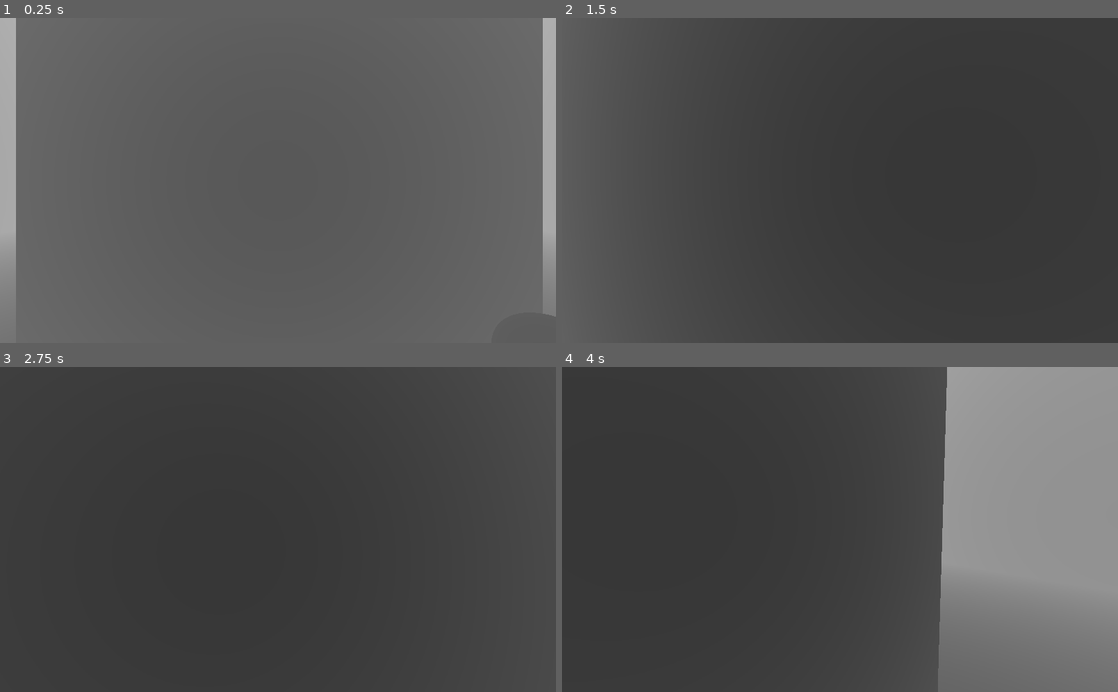
Above: before the commit, frames 1-4 (two rows, left to right).
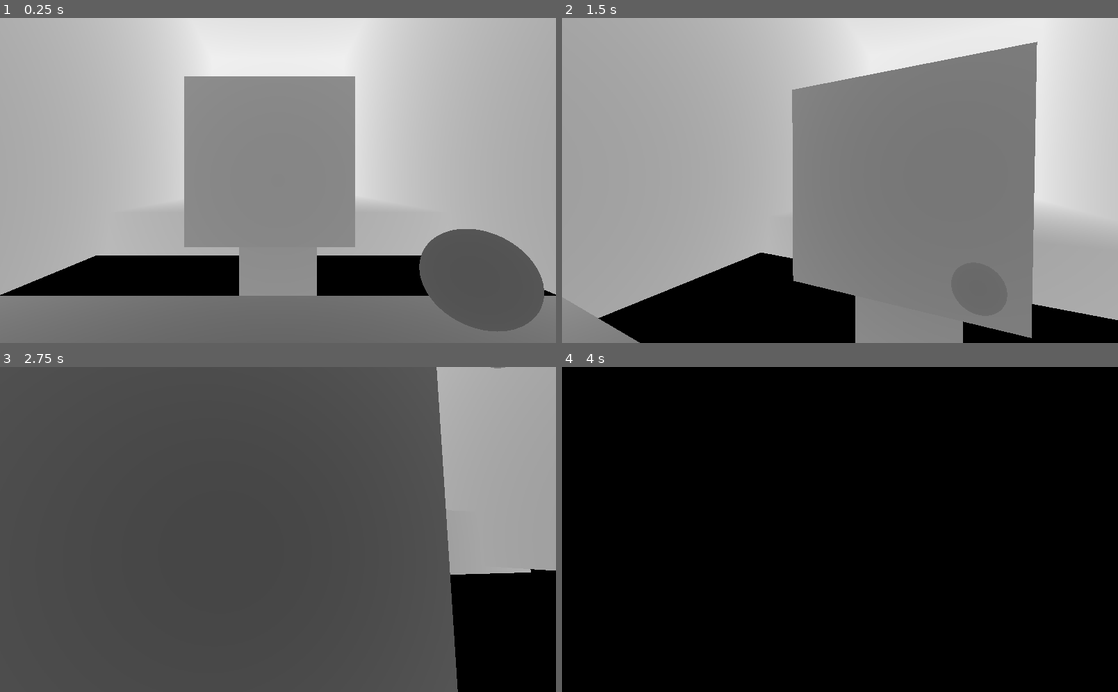
Above: after the commit, the same moments.

Repository: 4k437/dpg
Game: Godot game, scene res://World.tscn
Two runs of this game, one before a commit and one after it. Both use one fixed random seed, a clock stepped at 60 frames per second and the inputs below.
Inputs (mouse positions are in pixels of both pictures, inside the frame that each line leads up to):
- Up to frame 1 (0.25 s): no input
- Up to frame 2 (1.5 s): move the mouse to (867, 180) at 0.52 s; hold W (move_up) from 0.53 s (still down); right-click (867, 180) at 0.6 s; tap Space (move_jump) at 0.77 s; move the mouse to (812, 180) at 1.27 s; right-click (812, 180) at 1.35 s
- Up to frame 3 (2.75 s): keep holding W (move_up); tap Space (move_jump) at 1.52 s; move the mouse to (289, 523) at 2.02 s; right-click (289, 523) at 2.1 s
- Up to frame 4 (4 s): keep holding W (move_up); move the mouse to (834, 536) at 2.77 s; right-click (834, 536) at 2.85 s; tap Space (move_jump) at 3.02, 3.77 s; move the mouse to (878, 532) at 3.52 s; right-click (878, 532) at 3.6 s

The runs differ from the first frame. In frame 1, 78% of the frame differs, in the area x 0-100%, y 0-99%; in frame 2, 100%, in the area x 0-100%, y 0-100%; in frame 3, 20%; in frame 4, 100%.

Commit message:
entity folder, switch

Diff:
--- a/World.tscn
+++ b/World.tscn
@@ -1,32 +1,13 @@
-[gd_scene load_steps=21 format=2]
-
-[ext_resource path="res://player.gd" type="Script" id=1]
-[ext_resource path="res://exit.gd" type="Script" id=2]
-[ext_resource path="res://sphere.gd" type="Script" id=3]
-[ext_resource path="res://catcher.gd" type="Script" id=4]
-[ext_resource path="res://door.gd" type="Script" id=5]
-
-[sub_resource type="CapsuleShape" id=1]
-radius = 0.5
-
-[sub_resource type="CapsuleMesh" id=2]
-radius = 0.5
-
-[sub_resource type="SphereShape" id=3]
-radius = 0.25
-
-[sub_resource type="SphereMesh" id=4]
-radius = 0.25
-height = 0.5
-
-[sub_resource type="CubeMesh" id=5]
-resource_local_to_scene = true
-size = Vector3( 20, 2, 20 )
-
-[sub_resource type="BoxShape" id=6]
-extents = Vector3( 10, 1, 10 )
-
-[sub_resource type="Environment" id=7]
+[gd_scene load_steps=12 format=2]
+
+[ext_resource path="res://entities/player.tscn" type="PackedScene" id=1]
+[ext_resource path="res://entities/exit.tscn" type="PackedScene" id=2]
+[ext_resource path="res://entities/sphere.tscn" type="PackedScene" id=3]
+[ext_resource path="res://entities/catcher.tscn" type="PackedScene" id=4]
+[ext_resource path="res://entities/door.tscn" type="PackedScene" id=5]
+[ext_resource path="res://entities/switch.tscn" type="PackedScene" id=6]
+
+[sub_resource type="Environment" id=1]
 background_mode = 1
 fog_enabled = true
 fog_color = Color( 1, 1, 1, 1 )
@@ -35,75 +16,65 @@
 fog_depth_end = 50.0
 fog_depth_curve = 0.189465
 
-[sub_resource type="CubeMesh" id=8]
-
-[sub_resource type="BoxShape" id=9]
-
-[sub_resource type="SphereShape" id=10]
-
-[sub_resource type="SphereMesh" id=11]
-
-[sub_resource type="SphereShape" id=12]
-
-[sub_resource type="CylinderMesh" id=13]
-top_radius = 0.75
-bottom_radius = 0.75
-height = 1.5
-
-[sub_resource type="BoxShape" id=14]
-extents = Vector3( 2, 2, 0.2 )
-
-[sub_resource type="CubeMesh" id=15]
-size = Vector3( 4, 4, 0.4 )
+[sub_resource type="CubeMesh" id=4]
+resource_local_to_scene = true
+size = Vector3( 20, 2, 20 )
+
+[sub_resource type="BoxShape" id=5]
+extents = Vector3( 10, 1, 10 )
+
+[sub_resource type="CubeMesh" id=6]
+
+[sub_resource type="BoxShape" id=7]
 
 [node name="World" type="Spatial"]
 
-[node name="player" type="KinematicBody" parent="."]
-collision_layer = 2
-collision_mask = 5
-script = ExtResource( 1 )
-mouse_sensitivity = 0.5
-friction = 0.2
-air_friction = 0.005
-jump_force = 7.0
-
-[node name="collision_shape" type="CollisionShape" parent="player"]
-transform = Transform( 1, 0, 0, 0, -4.37114e-08, -1, 0, 1, -4.37114e-08, 0, 1, 0 )
-shape = SubResource( 1 )
-
-[node name="mesh_instance" type="MeshInstance" parent="player"]
-transform = Transform( 1, 0, 0, 0, -4.37114e-08, -1, 0, 1, -4.37114e-08, 0, 1, 0 )
-mesh = SubResource( 2 )
-material/0 = null
-
-[node name="camera" type="Camera" parent="player"]
-transform = Transform( 1, 0, 0, 0, 1, 0, 0, 0, 1, 0, 1.5, 0 )
-
-[node name="sphere" type="KinematicBody" parent="."]
-transform = Transform( 1, 0, 0, 0, 1, 0, 0, 0, 1, 1.48686, 0.492385, 0 )
-collision_layer = 4
-script = ExtResource( 3 )
-move_speed = 5.0
-
-[node name="collision_shape" type="CollisionShape" parent="sphere"]
-shape = SubResource( 3 )
-
-[node name="mesh_instance" type="MeshInstance" parent="sphere"]
-mesh = SubResource( 4 )
-material/0 = null
+[node name="world_environment" type="WorldEnvironment" parent="."]
+environment = SubResource( 1 )
+
+[node name="player" parent="." instance=ExtResource( 1 )]
+
+[node name="sphere" parent="." instance=ExtResource( 3 )]
+transform = Transform( -1, 0, -8.74228e-08, 0, 1, 0, 8.74228e-08, 0, -1, 1.05289, 0.975554, 0 )
 
 [node name="static_body" type="StaticBody" parent="."]
-transform = Transform( 1, 0, 0, 0, 1, 0, 0, 0, 1, 0, -1.01065, -1.0706 )
+transform = Transform( 1, 0, 0, 0, 1, 0, 0, 0, 1, 0, -1.01065, 6.97491 )
 __meta__ = {
 "_edit_group_": true
 }
 
 [node name="mesh_instance" type="MeshInstance" parent="static_body"]
-mesh = SubResource( 5 )
+mesh = SubResource( 4 )
 material/0 = null
 
 [node name="collision_shape" type="CollisionShape" parent="static_body"]
-shape = SubResource( 6 )
+shape = SubResource( 5 )
+
+[node name="static_body11" type="StaticBody" parent="."]
+transform = Transform( 1, 0, 0, 0, 1, 0, 0, 0, 1, 0, -1.0678, 6.97491 )
+__meta__ = {
+"_edit_group_": true
+}
+
+[node name="mesh_instance" type="MeshInstance" parent="static_body11"]
+mesh = SubResource( 4 )
+material/0 = null
+
+[node name="collision_shape" type="CollisionShape" parent="static_body11"]
+shape = SubResource( 5 )
+
+[node name="static_body12" type="StaticBody" parent="."]
+transform = Transform( 1, 0, 0, 0, 1, 0, 0, 0, 1, 0, -1.01065, -20.8556 )
+__meta__ = {
+"_edit_group_": true
+}
+
+[node name="mesh_instance" type="MeshInstance" parent="static_body12"]
+mesh = SubResource( 4 )
+material/0 = null
+
+[node name="collision_shape" type="CollisionShape" parent="static_body12"]
+shape = SubResource( 5 )
 
 [node name="static_body7" type="StaticBody" parent="."]
 transform = Transform( 1, 0, 0, 0, 1, 0, 0, 0, 1, 0, 17.1755, -1.0706 )
@@ -112,11 +83,24 @@
 }
 
 [node name="mesh_instance" type="MeshInstance" parent="static_body7"]
-mesh = SubResource( 5 )
+mesh = SubResource( 4 )
 material/0 = null
 
 [node name="collision_shape" type="CollisionShape" parent="static_body7"]
-shape = SubResource( 6 )
+shape = SubResource( 5 )
+
+[node name="static_body10" type="StaticBody" parent="."]
+transform = Transform( 1, 0, 0, 0, 1, 0, 0, 0, 1, 0, 17.1755, -18.9297 )
+__meta__ = {
+"_edit_group_": true
+}
+
+[node name="mesh_instance" type="MeshInstance" parent="static_body10"]
+mesh = SubResource( 4 )
+material/0 = null
+
+[node name="collision_shape" type="CollisionShape" parent="static_body10"]
+shape = SubResource( 5 )
 
 [node name="static_body3" type="StaticBody" parent="."]
 transform = Transform( -4.37114e-08, -1, 0, 1, -4.37114e-08, 0, 0, 0, 1, 8.94133, 8.22741, -1.0706 )
@@ -125,11 +109,24 @@
 }
 
 [node name="mesh_instance" type="MeshInstance" parent="static_body3"]
-mesh = SubResource( 5 )
+mesh = SubResource( 4 )
 material/0 = null
 
 [node name="collision_shape" type="CollisionShape" parent="static_body3"]
-shape = SubResource( 6 )
+shape = SubResource( 5 )
+
+[node name="static_body9" type="StaticBody" parent="."]
+transform = Transform( -4.37114e-08, -1, 0, 1, -4.37114e-08, 0, 0, 0, 1, 8.94133, 8.22741, -19.554 )
+__meta__ = {
+"_edit_group_": true
+}
+
+[node name="mesh_instance" type="MeshInstance" parent="static_body9"]
+mesh = SubResource( 4 )
+material/0 = null
+
+[node name="collision_shape" type="CollisionShape" parent="static_body9"]
+shape = SubResource( 5 )
 
 [node name="static_body4" type="StaticBody" parent="."]
 transform = Transform( -4.37114e-08, -1, 0, 1, -4.37114e-08, 0, 0, 0, 1, -8.90692, 8.22741, -1.0706 )
@@ -138,24 +135,37 @@
 }
 
 [node name="mesh_instance" type="MeshInstance" parent="static_body4"]
-mesh = SubResource( 5 )
+mesh = SubResource( 4 )
 material/0 = null
 
 [node name="collision_shape" type="CollisionShape" parent="static_body4"]
-shape = SubResource( 6 )
+shape = SubResource( 5 )
+
+[node name="static_body8" type="StaticBody" parent="."]
+transform = Transform( -4.37114e-08, -1, 0, 1, -4.37114e-08, 0, 0, 0, 1, -8.90692, 8.22741, -20.6217 )
+__meta__ = {
+"_edit_group_": true
+}
+
+[node name="mesh_instance" type="MeshInstance" parent="static_body8"]
+mesh = SubResource( 4 )
+material/0 = null
+
+[node name="collision_shape" type="CollisionShape" parent="static_body8"]
+shape = SubResource( 5 )
 
 [node name="static_body5" type="StaticBody" parent="."]
-transform = Transform( 1.91069e-15, 4.37114e-08, -1, 1, -4.37114e-08, 0, -4.37114e-08, -1, -4.37114e-08, -0.148677, 8.22741, -10.0789 )
+transform = Transform( 1.91069e-15, 4.37114e-08, -1, 1, -4.37114e-08, 0, -4.37114e-08, -1, -4.37114e-08, -0.148677, 8.22741, -28.972 )
 __meta__ = {
 "_edit_group_": true
 }
 
 [node name="mesh_instance" type="MeshInstance" parent="static_body5"]
-mesh = SubResource( 5 )
+mesh = SubResource( 4 )
 material/0 = null
 
 [node name="collision_shape" type="CollisionShape" parent="static_body5"]
-shape = SubResource( 6 )
+shape = SubResource( 5 )
 
 [node name="static_body6" type="StaticBody" parent="."]
 transform = Transform( 1.91069e-15, 4.37114e-08, -1, 1, -4.37114e-08, 0, -4.37114e-08, -1, -4.37114e-08, -0.148677, 8.22741, 7.87589 )
@@ -164,67 +174,34 @@
 }
 
 [node name="mesh_instance" type="MeshInstance" parent="static_body6"]
-mesh = SubResource( 5 )
+mesh = SubResource( 4 )
 material/0 = null
 
 [node name="collision_shape" type="CollisionShape" parent="static_body6"]
-shape = SubResource( 6 )
-
-[node name="world_environment" type="WorldEnvironment" parent="."]
-environment = SubResource( 7 )
+shape = SubResource( 5 )
 
 [node name="static_body2" type="StaticBody" parent="."]
-transform = Transform( 1, 0, 0, 0, 1, 0, 0, 0, 1, 0, 0.983349, -9.12185 )
+transform = Transform( 1, 0, 0, 0, 1, 0, 0, 0, 1, 0, -1.07451, -6.94925 )
 __meta__ = {
 "_edit_group_": true
 }
 
 [node name="mesh_instance2" type="MeshInstance" parent="static_body2"]
-mesh = SubResource( 8 )
+mesh = SubResource( 6 )
 material/0 = null
 
 [node name="collision_shape" type="CollisionShape" parent="static_body2"]
-shape = SubResource( 9 )
-
-[node name="exit" type="Area" parent="."]
-transform = Transform( 1, 0, 0, 0, 1, 0, 0, 0, 1, 0, 1.19766, 7.3432 )
-collision_layer = 0
-collision_mask = 2
-script = ExtResource( 2 )
-
-[node name="coll_shape" type="CollisionShape" parent="exit"]
-shape = SubResource( 10 )
-
-[node name="mesh_instance" type="MeshInstance" parent="exit"]
-mesh = SubResource( 11 )
-material/0 = null
-
-[node name="catcher" type="Area" parent="."]
-transform = Transform( 1, 0, 0, 0, -4.37114e-08, 1, 0, -1, -4.37114e-08, 4.93846, 0.951878, 6.97283 )
-collision_layer = 0
-collision_mask = 4
-script = ExtResource( 4 )
-
-[node name="collision_shape" type="CollisionShape" parent="catcher"]
-shape = SubResource( 12 )
-
-[node name="mesh_instance" type="MeshInstance" parent="catcher"]
-mesh = SubResource( 13 )
-material/0 = null
-
-[node name="door" type="StaticBody" parent="."]
-transform = Transform( 1, 0, 0, 0, 1, 0, 0, 0, 1, 0.01109, 0, -1.9633 )
-script = ExtResource( 5 )
-__meta__ = {
-"_edit_group_": true
-}
+shape = SubResource( 7 )
+
+[node name="exit" parent="." instance=ExtResource( 2 )]
+transform = Transform( 1, 0, 0, 0, 1, 0, 0, 0, 1, 0, 1.05179, -28.2058 )
+
+[node name="catcher" parent="." instance=ExtResource( 4 )]
+transform = Transform( 1, 0, 0, 0, -4.37114e-08, 1, 0, -1, -4.37114e-08, -0.241392, 0.873618, 7.2726 )
+
+[node name="switch" parent="." instance=ExtResource( 6 )]
+transform = Transform( 1, 0, 0, 0, 1, 0, 0, 0, 1, 5.78928, 1.28435, 0 )
+
+[node name="door" parent="." instance=ExtResource( 5 )]
+transform = Transform( 1, 0, 0, 0, 1, 0, 0, 0, 1, -0.197086, -0.07451, -5.63021 )
 activators = [ NodePath("../catcher") ]
-
-[node name="collision_shape" type="CollisionShape" parent="door"]
-transform = Transform( 1, 0, 0, 0, 1, 0, 0, 0, 1, 0, 2, 0 )
-shape = SubResource( 14 )
-
-[node name="mesh_instance" type="MeshInstance" parent="door"]
-transform = Transform( 1, 0, 0, 0, 1, 0, 0, 0, 1, 0, 2, 0 )
-mesh = SubResource( 15 )
-material/0 = null
--- /dev/null
+++ b/entities/catcher.gd
@@ -0,0 +1,23 @@
+extends Area
+
+signal activated
+
+var activated = false
+
+func _ready() -> void:
+	Timekeeper.connect("tick", self, "tick")
+	connect("body_entered", self, "body_entered")
+
+func body_entered(body):
+	if (activated):return
+	if (Timekeeper.is_recording):
+		activated = true
+		emit_signal("activated")
+		body.velocity = Vector3.ZERO
+
+func _physics_process(_delta: float) -> void:
+	if (!Timekeeper.is_recording):
+		activated = Timekeeper.retrieve_information(self)
+
+func tick():
+	Timekeeper.store_information(activated, self)
--- /dev/null
+++ b/entities/catcher.tscn
@@ -0,0 +1,23 @@
+[gd_scene load_steps=4 format=2]
+
+[ext_resource path="res://entities/catcher.gd" type="Script" id=1]
+
+[sub_resource type="SphereShape" id=1]
+
+[sub_resource type="CylinderMesh" id=2]
+top_radius = 0.75
+bottom_radius = 0.75
+height = 1.5
+
+[node name="catcher" type="Area"]
+transform = Transform( 1, 0, 0, 0, -4.37114e-08, 1, 0, -1, -4.37114e-08, 0, 0, 0 )
+collision_layer = 0
+collision_mask = 4
+script = ExtResource( 1 )
+
+[node name="collision_shape" type="CollisionShape" parent="."]
+shape = SubResource( 1 )
+
+[node name="mesh_instance" type="MeshInstance" parent="."]
+mesh = SubResource( 2 )
+material/0 = null
--- /dev/null
+++ b/entities/door.tscn
@@ -0,0 +1,24 @@
+[gd_scene load_steps=4 format=2]
+
+[ext_resource path="res://entities/door.gd" type="Script" id=1]
+
+[sub_resource type="BoxShape" id=1]
+extents = Vector3( 2, 2, 0.2 )
+
+[sub_resource type="CubeMesh" id=2]
+size = Vector3( 4, 4, 0.4 )
+
+[node name="door" type="StaticBody"]
+script = ExtResource( 1 )
+__meta__ = {
+"_edit_group_": true
+}
+
+[node name="collision_shape" type="CollisionShape" parent="."]
+transform = Transform( 1, 0, 0, 0, 1, 0, 0, 0, 1, 0, 2, 0 )
+shape = SubResource( 1 )
+
+[node name="mesh_instance" type="MeshInstance" parent="."]
+transform = Transform( 1, 0, 0, 0, 1, 0, 0, 0, 1, 0, 2, 0 )
+mesh = SubResource( 2 )
+material/0 = null
--- /dev/null
+++ b/entities/exit.tscn
@@ -0,0 +1,19 @@
+[gd_scene load_steps=4 format=2]
+
+[ext_resource path="res://entities/exit.gd" type="Script" id=1]
+
+[sub_resource type="SphereShape" id=1]
+
+[sub_resource type="SphereMesh" id=2]
+
+[node name="exit" type="Area"]
+collision_layer = 0
+collision_mask = 2
+script = ExtResource( 1 )
+
+[node name="coll_shape" type="CollisionShape" parent="."]
+shape = SubResource( 1 )
+
+[node name="mesh_instance" type="MeshInstance" parent="."]
+mesh = SubResource( 2 )
+material/0 = null
--- /dev/null
+++ b/entities/player.tscn
@@ -0,0 +1,30 @@
+[gd_scene load_steps=4 format=2]
+
+[ext_resource path="res://player.gd" type="Script" id=1]
+
+[sub_resource type="CapsuleShape" id=2]
+radius = 0.5
+
+[sub_resource type="CapsuleMesh" id=3]
+radius = 0.5
+
+[node name="player" type="KinematicBody"]
+collision_layer = 2
+collision_mask = 5
+script = ExtResource( 1 )
+mouse_sensitivity = 0.5
+friction = 0.2
+air_friction = 0.005
+jump_force = 7.0
+
+[node name="collision_shape" type="CollisionShape" parent="."]
+transform = Transform( 1, 0, 0, 0, -4.37114e-08, -1, 0, 1, -4.37114e-08, 0, 1, 0 )
+shape = SubResource( 2 )
+
+[node name="mesh_instance" type="MeshInstance" parent="."]
+transform = Transform( 1, 0, 0, 0, -4.37114e-08, -1, 0, 1, -4.37114e-08, 0, 1, 0 )
+mesh = SubResource( 3 )
+material/0 = null
+
+[node name="camera" type="Camera" parent="."]
+transform = Transform( 1, 0, 0, 0, 1, 0, 0, 0, 1, 0, 1.5, 0 )
--- a/sphere.gd
+++ b/entities/sphere.gd
@@ -5,7 +5,7 @@
 
 func _ready() -> void:
 	Timekeeper.connect("tick", self, "tick")
-	velocity = Vector3.FORWARD * move_speed
+	velocity = transform.basis.z * move_speed
 
 func _physics_process(delta: float) -> void:
 	if (Timekeeper.is_recording):
@@ -20,6 +20,7 @@
 
 	if (collision):
 		velocity = velocity.bounce(collision.normal).normalized() * move_speed
+		velocity.y = 0
 
 func tick():
 	var info = [
--- /dev/null
+++ b/entities/sphere.tscn
@@ -0,0 +1,22 @@
+[gd_scene load_steps=4 format=2]
+
+[ext_resource path="res://entities/sphere.gd" type="Script" id=1]
+
+[sub_resource type="SphereShape" id=1]
+radius = 0.25
+
+[sub_resource type="SphereMesh" id=2]
+radius = 0.25
+height = 0.5
+
+[node name="sphere" type="KinematicBody"]
+collision_layer = 4
+script = ExtResource( 1 )
+move_speed = 5.0
+
+[node name="collision_shape" type="CollisionShape" parent="."]
+shape = SubResource( 1 )
+
+[node name="mesh_instance" type="MeshInstance" parent="."]
+mesh = SubResource( 2 )
+material/0 = null
--- a/catcher.gd
+++ b/entities/switch.gd
@@ -9,10 +9,10 @@
 	connect("body_entered", self, "body_entered")
 
 func body_entered(body):
+	if (activated):return
 	if (Timekeeper.is_recording):
 		activated = true
 		emit_signal("activated")
-		body.velocity = Vector3.ZERO
 
 func _physics_process(_delta: float) -> void:
 	if (!Timekeeper.is_recording):
--- /dev/null
+++ b/entities/switch.tscn
@@ -0,0 +1,19 @@
+[gd_scene load_steps=4 format=2]
+
+[ext_resource path="res://entities/switch.gd" type="Script" id=1]
+
+[sub_resource type="SphereShape" id=1]
+
+[sub_resource type="SphereMesh" id=2]
+
+[node name="switch" type="Area"]
+collision_layer = 0
+collision_mask = 2
+script = ExtResource( 1 )
+
+[node name="collision_shape" type="CollisionShape" parent="."]
+shape = SubResource( 1 )
+
+[node name="mesh_instance" type="MeshInstance" parent="."]
+mesh = SubResource( 2 )
+material/0 = null
Renamed: door.gd -> entities/door.gd
Renamed: exit.gd -> entities/exit.gd
